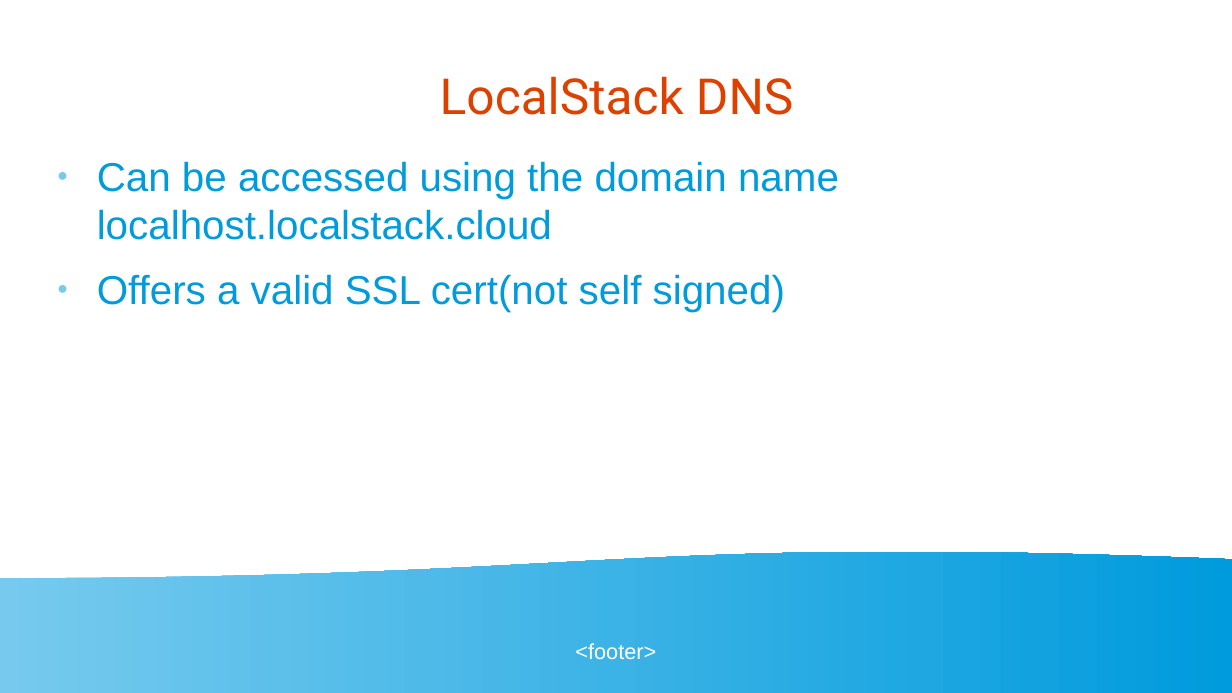
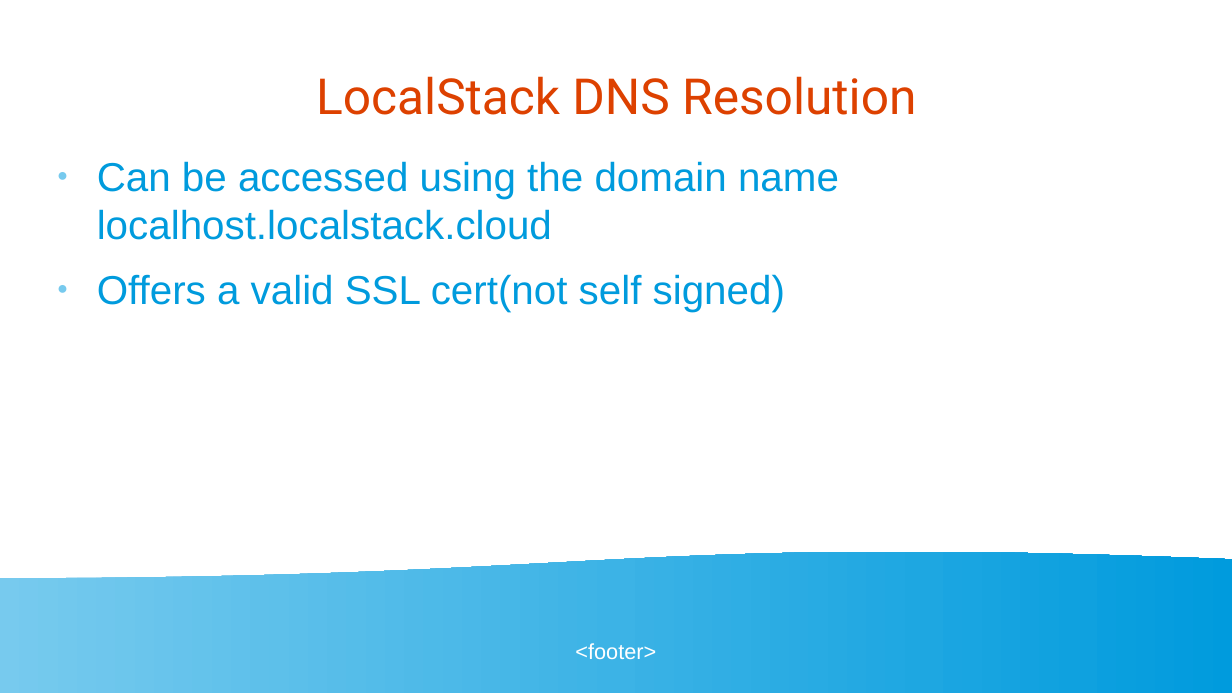
Before and after one commit to golangbot/gophercon-uk-2025-talk, a slide deck: slide 25 of Presentation.odp. Drawn at 1232x693 pixels with LibreOffice and Linux fonts; fonts in the diff are those of the drawing. Boxes give left, top, right and bottom in pixels: in the first picture for what was removed or moved away, otherwise in the second. Text is boxed around its words. In the diff, an @@ line names an element or a change of style, - is before the commit and + after.

```diff
--- a/Presentation.odp
+++ b/Presentation.odp
@@ title at (x1=316, y1=76, x2=916, y2=115): text changed @@
-LocalStack DNS
+LocalStack DNS Resolution
```
Also in this commit, not shown: 9 other slides changed, 4 other files.
